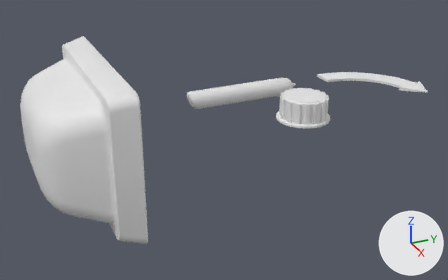
Renders of the FBX model Assets/tools.fbx from each side of a commit.
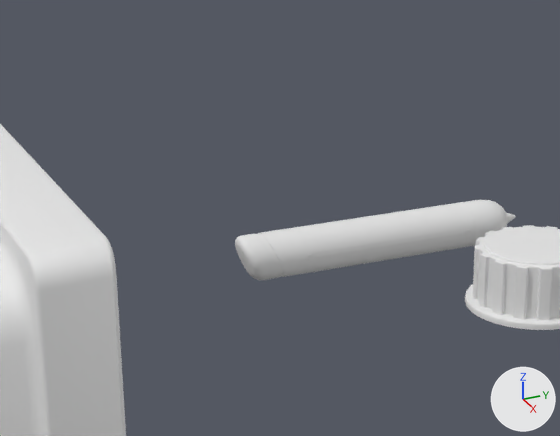
Each version appears first whole from a camera (50 mm lens) standing at (0.707, -0.405, 0.313) and looking at (0.004, -0.089, -0.039), and next in a close-up on the part from 21% to 70% of the width and 0% to 61% of the height. Arrows for +X, +Y and +Z are at lower right; the lights stay in place. Where no turn or scale is listed for an object, it has been applied to the vertices. Vertices at the same position are counted once.

In view in the first close-up: 'Dial', 'Light', 'Pen'.
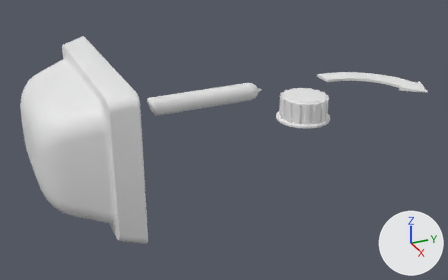
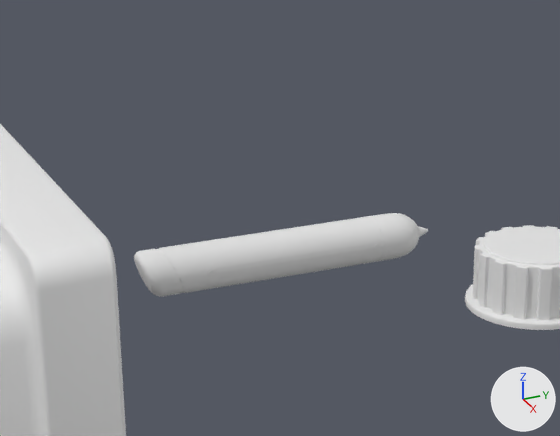
Location of each change, (x1, y1, x2, y2) in pixels of the close-ups (560 x 436 px):
'Pen', mesh moved
    before: (235, 200, 516, 280)
    after: (134, 213, 428, 297)

The change, as a diff of the scene's bpy script:
```diff
--- a/Assets/tools.fbx.py
+++ b/Assets/tools.fbx.py
@@ me_pen_001 @@
 me_pen_001.from_pydata(...)  # 2180 vertices, 1826 faces; spans x -0.013..0.013, y -0.116..0.058, z -0.013..0.013
 # used by ob_pen; location = (-0.0589, 0.0, 0.0)
+# me_pen_001 part 1: the whole mesh is moved by (0.0, -0.058, 0.0)
 me_pen_001.materials.append(mat_pen)
```
